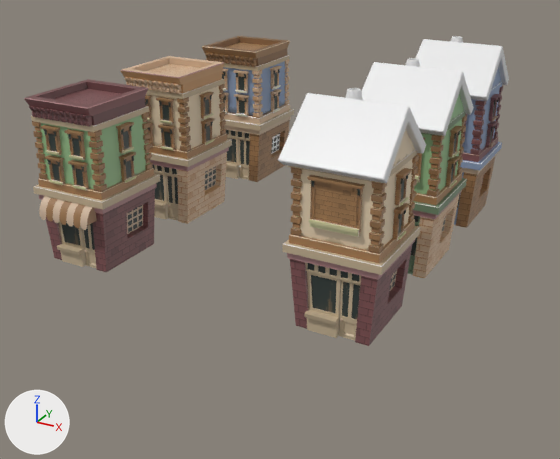
The FBX model Assets/art/townhouses.fbx: old version first, new version second.
One viewpoint serves both versions: a 50 mm camera at (8.4, -19.9, 12.4) aimed at (-4.7, 4.0, 0.5). Every picture has the same lights, and +X, +Y and +Z are marked at lower left. Where no turn or scale is listed for an object, it has been applied to the vertices.

The older version as bpy lines, for what is in view:
```python
me_cube_050 = bpy.data.meshes.new('Cube.050')
me_cube_050.from_pydata(...)  # 4532 vertices, 4268 faces; spans x -1.69..1.59, y -1.64..1.59, z 0.02..6.04
me_cube_050.materials.append(mat_city2)  # picture img_cityatlas2_png
me_cube_051 = bpy.data.meshes.new('Cube.051')
me_cube_051.from_pydata(...)  # 4532 vertices, 4268 faces; spans x -1.69..1.59, y -1.64..1.59, z 0.02..6.04
me_cube_051.materials.append(mat_city2)  # picture img_cityatlas2_png
me_cube_057 = bpy.data.meshes.new('Cube.057')
me_cube_057.from_pydata(...)  # 3720 vertices, 3505 faces; spans x -1.69..1.74, y -1.72..1.66, z 0.02..7.08
# faces by material slot: [3380, 125]
me_cube_057.materials.append(mat_city2)  # picture img_cityatlas2_png
me_cube_057.materials.append(mat_city)  # white #e7e7e7
ob_cityhouse1_blue = bpy.data.objects.new('cityhouse1_blue', me_cube_051)
ob_cityhouse1_blue.location = (-10.0, 10.53, 0.0)
ob_cityhouse1_yellow = bpy.data.objects.new('cityhouse1_yellow', me_cube_050)
ob_cityhouse1_yellow.location = (-10.0, 4.97, 0.0)
ob_cityhouse2_blue = bpy.data.objects.new('cityhouse2_blue', me_cube_057)
ob_cityhouse2_blue.location = (0.0, 10.02, 0.0)
# also in view: 'cityhouse2_pink' at (0.0, 4.9, 3.5); 'cityhouse1_green' at (-10.1, -0.2, 3.0); 'cityhouse2_orange' at (-0.1, 0.0, 3.5)
```
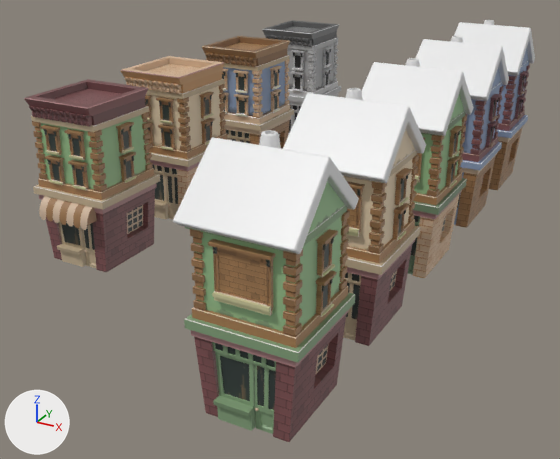
Pixel boxes (x1, y1, x2, y2) of what changed, in the pictures (560 x 459 px):
'cityhouse2_green', added: after (173, 130, 359, 442)
    faces in mat_city2 (picture img_cityatlas2_png): (184, 181, 355, 442)
    faces in mat_city (white #e7e7e7): (173, 130, 359, 254)
'cityhouse2_white', added: after (454, 20, 535, 191)
    faces in mat_city2 (picture img_cityatlas2_png): (489, 48, 530, 191)
    faces in mat_city (white #e7e7e7): (454, 20, 535, 76)
'cityhouse1_broken', added: after (262, 20, 341, 136)

The change, as a diff of the scene's bpy script:
```diff
--- a/Assets/art/townhouses.fbx.py
+++ b/Assets/art/townhouses.fbx.py
@@ img_citybrokendown2_png @@
+img_citybrokendown2_png = load_image('citybrokendown2.png', 'citybrokendown2.png', 512, 256, 'sRGB')
@@ mat_brokentwon @@
+mat_brokentwon = principled_material('brokentwon')
+mat_brokentwon.texture = img_citybrokendown2_png  # with its transparency
@@ me_cube_066 @@
+me_cube_066.from_pydata(...)  # 3624 vertices, 3425 faces; spans x -1.69..1.59, y -1.72..1.66, z 0.02..7.08
+# faces by material slot: [3300, 125]
+me_cube_066.materials.append(mat_city2)  # picture img_cityatlas2_png
+me_cube_066.materials.append(mat_city)  # white #e7e7e7
@@ me_cube_069 @@
+me_cube_069.from_pydata(...)  # 4532 vertices, 4268 faces; spans x -1.69..1.59, y -1.64..1.59, z 0.02..6.04
+me_cube_069.materials.append(mat_brokentwon)  # picture img_citybrokendown2_png
@@ me_cube_068 @@
+me_cube_068.from_pydata(...)  # 3720 vertices, 3505 faces; spans x -1.69..1.74, y -1.72..1.66, z 0.02..7.08
+# faces by material slot: [3380, 125]
+me_cube_068.materials.append(mat_city2)  # picture img_cityatlas2_png
+me_cube_068.materials.append(mat_city)  # white #e7e7e7
@@ ob_cityhouse2_green @@
+ob_cityhouse2_green = bpy.data.objects.new('cityhouse2_green', me_cube_066)
+ob_cityhouse2_green.location = (0.0, -5.0, 0.0)
@@ ob_cityhouse1_broken @@
+ob_cityhouse1_broken = bpy.data.objects.new('cityhouse1_broken', me_cube_069)
+ob_cityhouse1_broken.location = (-10.0, 15.89, 0.0)
@@ ob_cityhouse2_white @@
+ob_cityhouse2_white = bpy.data.objects.new('cityhouse2_white', me_cube_068)
+ob_cityhouse2_white.location = (0.0, 14.79, 0.0)
```
